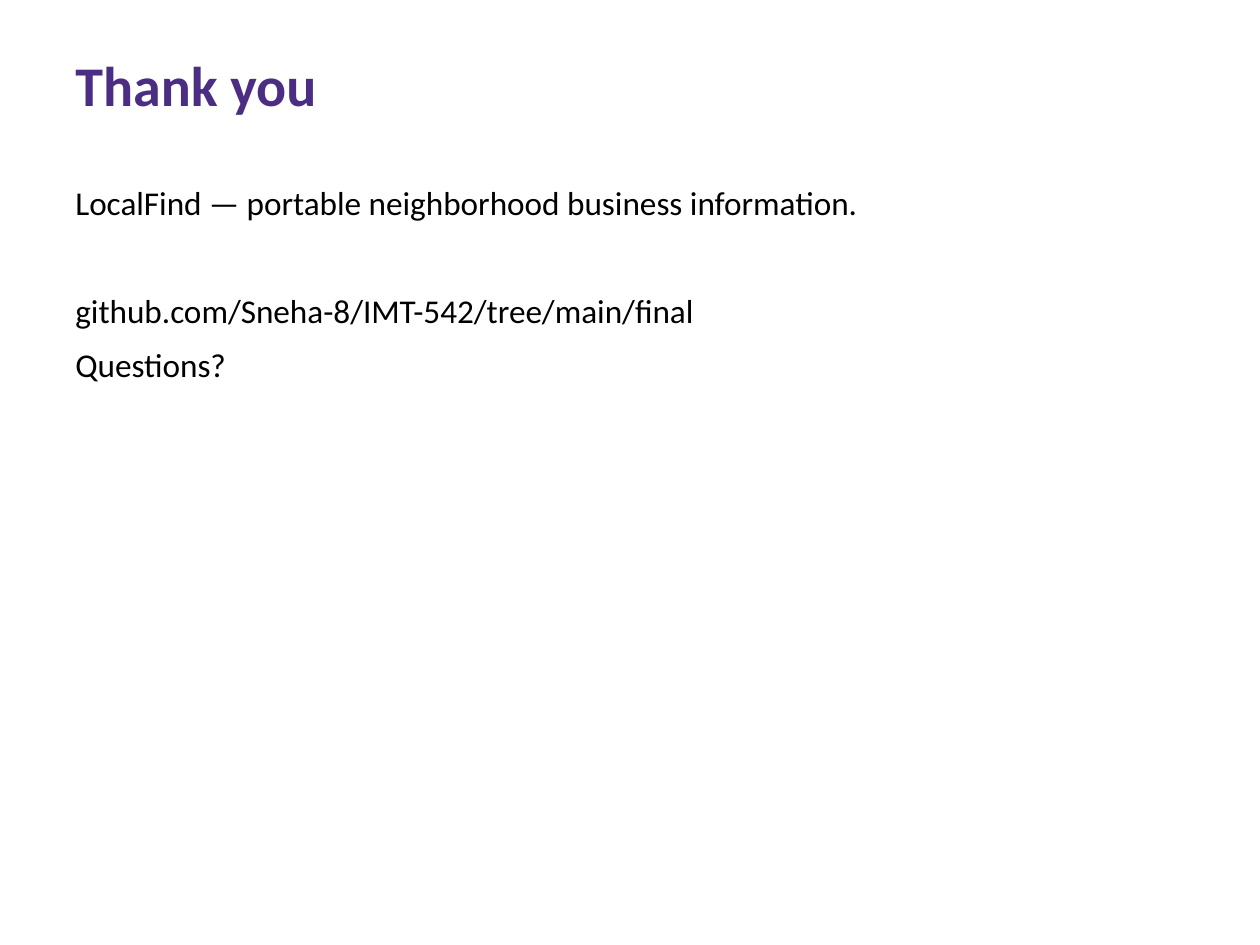
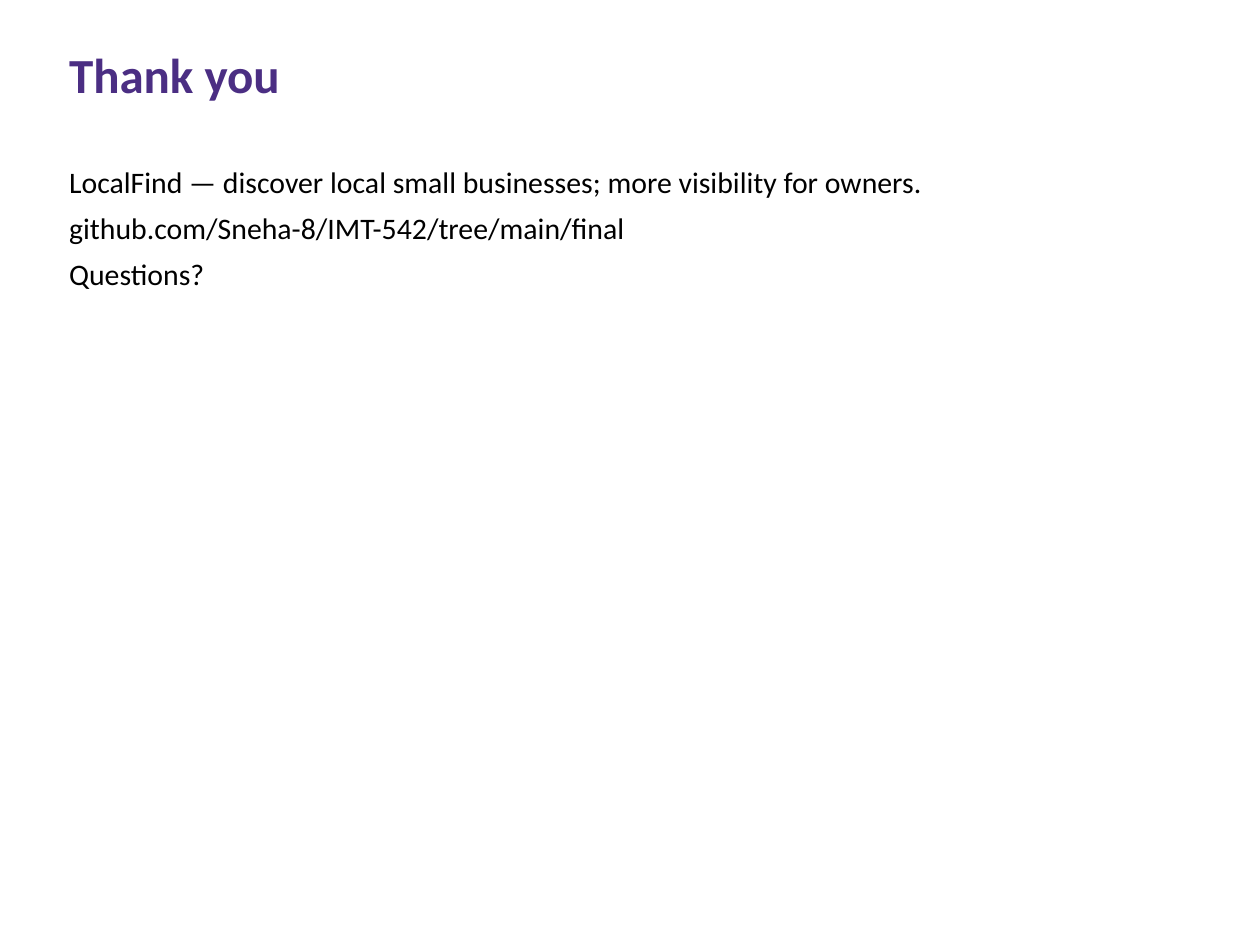
Before and after one commit to Sneha-8/IMT-542, a slide deck: slide 8 of final/presentation/IMT542_Final_Project.pptx (slide 12 before the commit). Drawn at 1260x945 pixels with LibreOffice and Linux fonts; fonts in the diff are those of the drawing. Boxes give left, top, right and bottom in pixels: in the first picture for what was removed or moved away, otherwise in the second. Text is boxed around its words. In the diff, an @@ line names an element or a change of style, - is before the commit and + after.

```diff
--- a/final/presentation/IMT542_Final_Project.pptx
+++ b/final/presentation/IMT542_Final_Project.pptx
@@ text "Thank you" at (69, 58, 280, 101): size 32 to 28 pt @@
@@ text "LocalFind — discover local small ...": place and size @@
-text "LocalFind — discover local small ..." at (75, 192, 857, 382)
+text "LocalFind — discover local small ..." at (69, 172, 921, 289)
@@ text at (69, 172, 921, 198): text changed; size 19 to 17 pt @@
-LocalFind — portable neighborhood business information.
+LocalFind — discover local small businesses; more visibility for owners.
@@ text at (69, 218, 624, 289): size 19 to 17 pt in "github.com/Sneha-8/IMT-542/tree/main/final", "Questions?"; less space between paragraphs @@
```
Also in this commit, not shown: 7 slides added, 11 slides removed, 30 other files.
